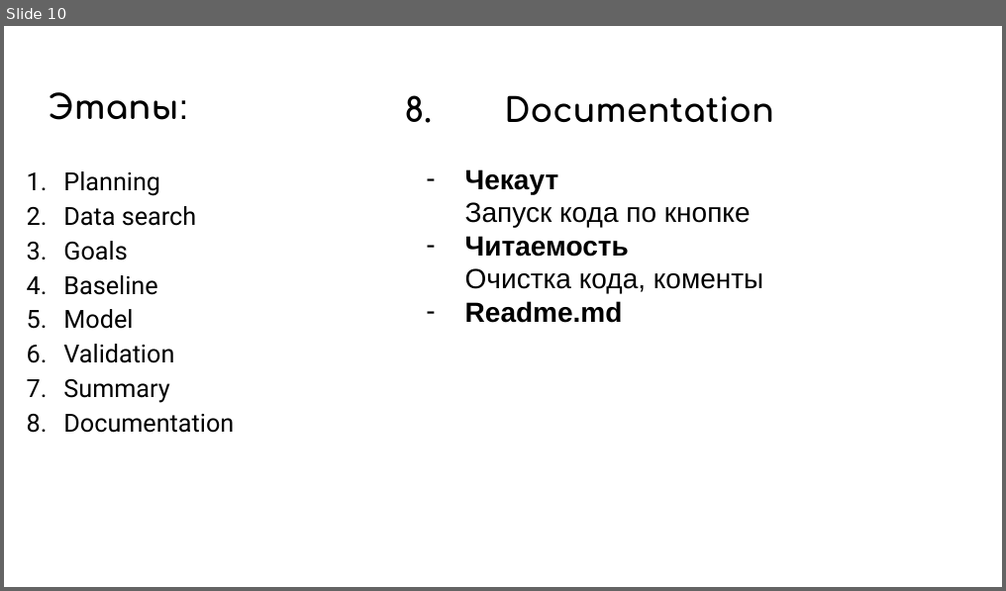
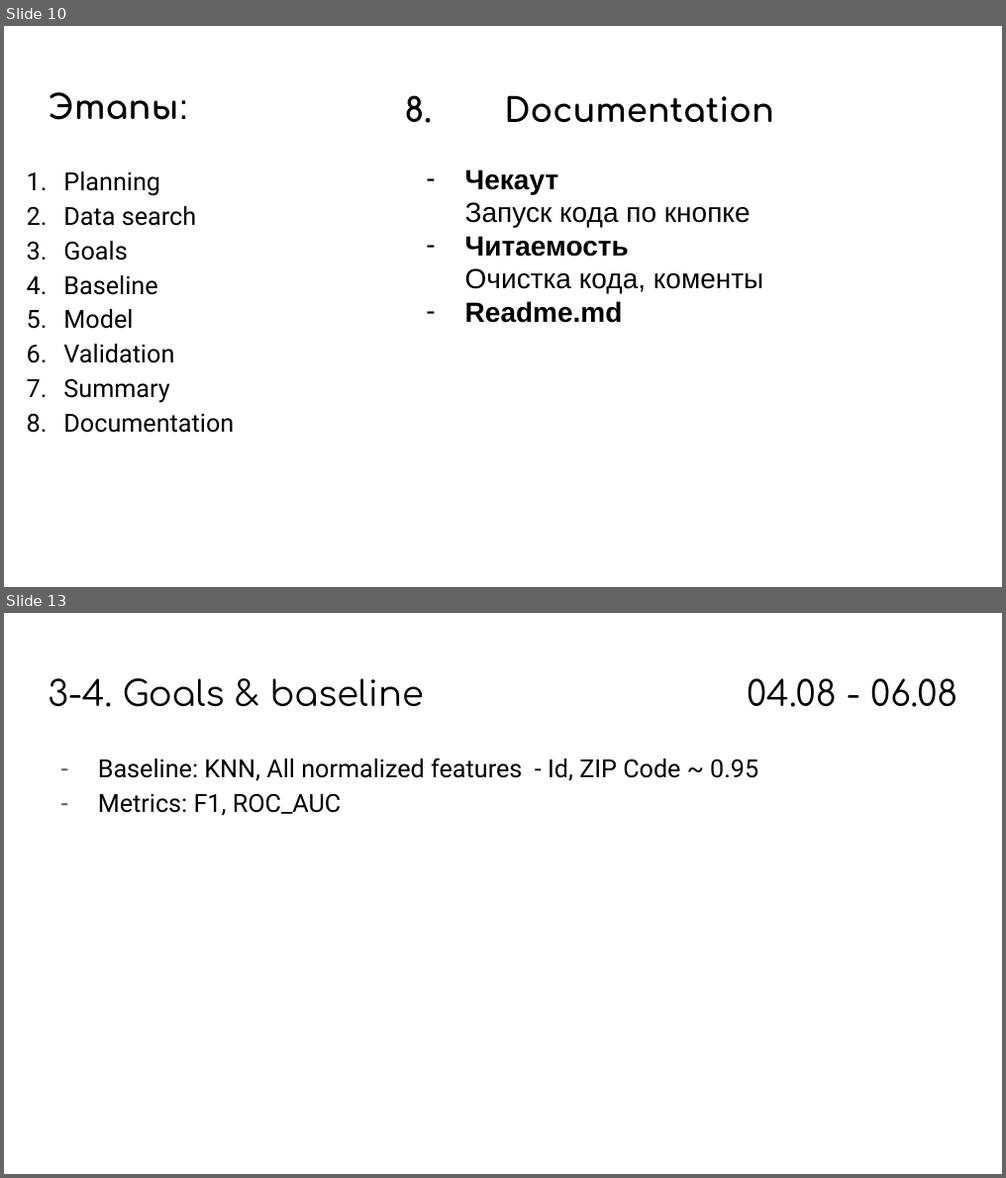
Before and after one commit to PolukarovIvan/MTC.Teta_2PiK, a slide deck: RoadMap.pptx. Shown one above the other, each under a label of ours: slide 10 before the commit, slides 10 and 13 after it; the slides between them are not shown. The pictures are 1006x591 and 1006x1178 pixels, drawn with LibreOffice and Linux fonts; fonts in the diff are those of the drawing. Boxes give left, top, right and bottom in pixels: in the first picture for what was removed or moved away, otherwise in the second. Text is boxed around its words. In the diff, an @@ line names an element or a change of style, - is before the commit and + after.

```diff
--- a/RoadMap.pptx
+++ b/RoadMap.pptx
@@ slide 13 added at (4,613,1002,1174), background #FFFFFF @@
@@ title added at (48,678,424,707), 25.2 pt, text #000000 @@
+3-4. Goals & baseline
@@ text added at (746,678,957,707), 25.2 pt, text #000000 @@
+04.08 - 06.08
@@ text added at (98,759,758,816), 18 pt, text #000000 @@
+– Baseline: KNN, All normalized features - Id, ZIP Code ~ 0.95
+– Metrics: F1, ROC_AUC
```
Also in this commit, not shown: 2 other slides added, 3 other files.
